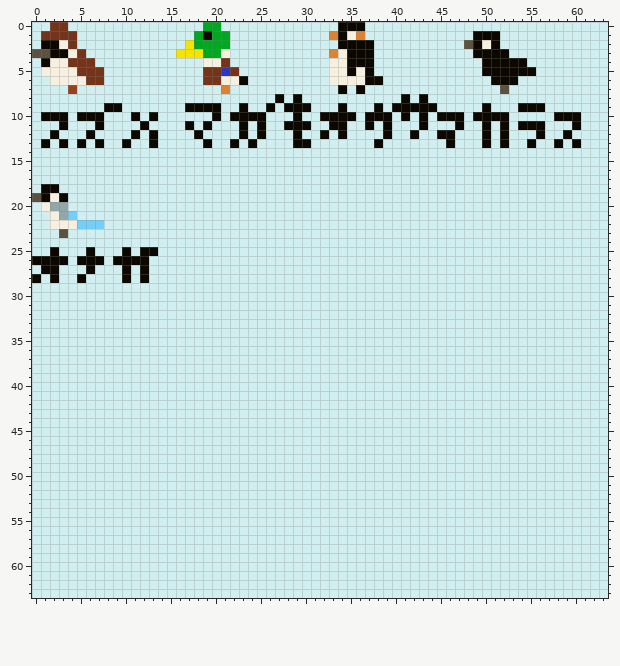
Pixel-art sprite, stored at src/2024/birds.png. Above: the version before the commit.
The file is 64x64 pixels.
The result:
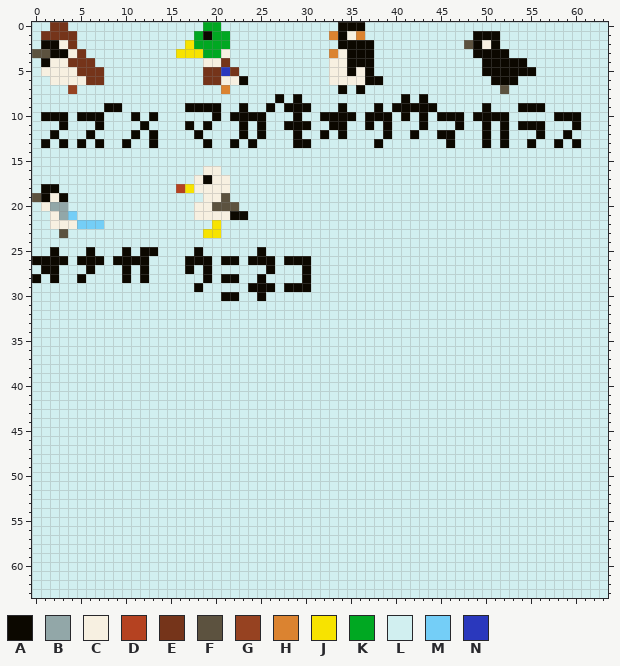
Palette (. is transparent): A #0c0800  B #92a7a8  C #f7f0e1  D #b54221  E #75341a  F #5c523f  G #964221  H #db8330  J #f7e300  K #00a822  L #d1eff0  M #74cef7  N #2a38bd
Change:
y 16: x 19..20 LL -> CC
y 17: x 18..21 LLLL -> CACC
y 18: x 16..21 LLLLLL -> DJCCCC
y 19: x 19..21 LLL -> CCF
y 20: x 18..22 LLLLL -> CCFFF
y 21: x 18..23 LLLLLL -> CCCCAA
y 22: x 20 L -> J
y 23: x 19..20 LL -> JJ
y 25: x 18 L -> A; x 25 L -> A
y 26: x 17..19 LLL -> AAA; x 21..22 LL -> AA; x 24..26 LLL -> AAA; x 28..30 LLL -> AAA
y 27: x 17 L -> A; x 19 L -> A; x 26 L -> A; x 30 L -> A
y 28: x 19 L -> A; x 21..22 LL -> AA; x 25 L -> A; x 30 L -> A
y 29: x 18 L -> A; x 24..26 LLL -> AAA; x 28..30 LLL -> AAA
y 30: x 21..22 LL -> AA; x 25 L -> A
